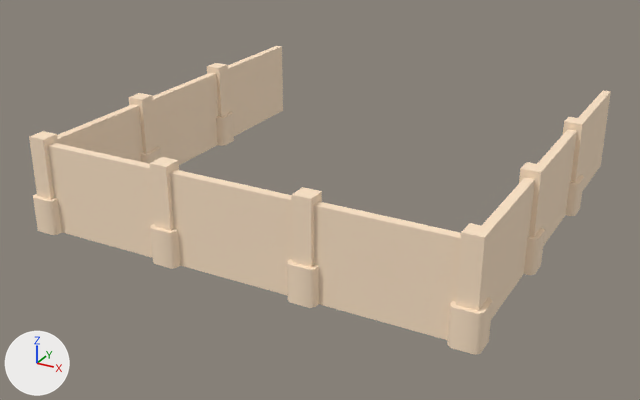
A saved change to the glTF model assets/kenney/citysuburban/fence-3x3.glb.
The view is the same before and after, from a 50 mm lens placed at (1.108, -2.19, 1.055), pointed at (-0.04, -0.102, 0.011). Lighting does not change. The marker at lower left points along +X, +Y and +Z. The older version comes first.

Script lines for the objects in view, before the commit:
```python
me_fence_3x3 = bpy.data.meshes.new('fence-3x3')
me_fence_3x3.from_pydata(...)  # 232 vertices, 364 faces; spans x -0.638..0.638, y -0.638..0.6, z 0.0..0.27
me_fence_3x3.materials.append(mat_colormap)
ob_fence_3x3 = bpy.data.objects.new('fence-3x3', me_fence_3x3)
ob_fence_3x3.location = (0.0, 0.0, 0.0)
```
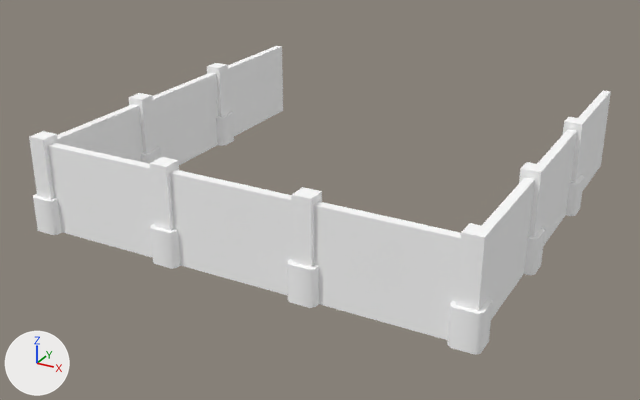
Boxes (x1, y1, x2, y2) around the edits, measured in the pictures (640 x 400 px):
'fence-3x3', recoloured
    both: (29, 46, 611, 355)

The edits, one by one:
Material 'colormap.036' (mat_colormap_036) is new.
Its base color is (1.0, 1.0, 1.0) (white #ffffff).
Its roughness is 1.0.
me_fence_3x3 has 232 vertices, 364 faces and spans x -0.638..0.638, y -0.638..0.6, z 0.0..0.27.
me_fence_3x3 no longer uses material mat_colormap.
me_fence_3x3 gains material mat_colormap_036 (white #ffffff).
